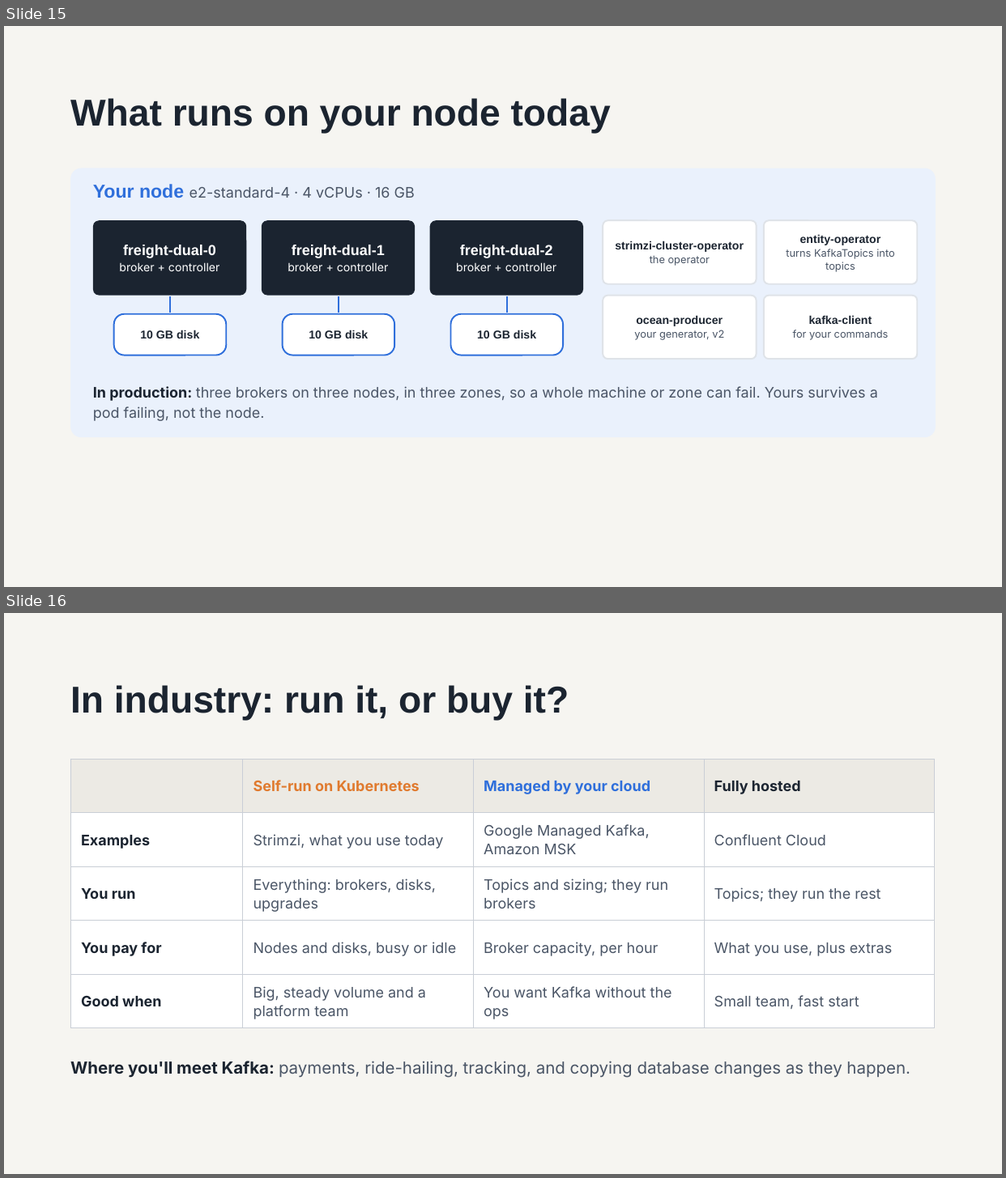
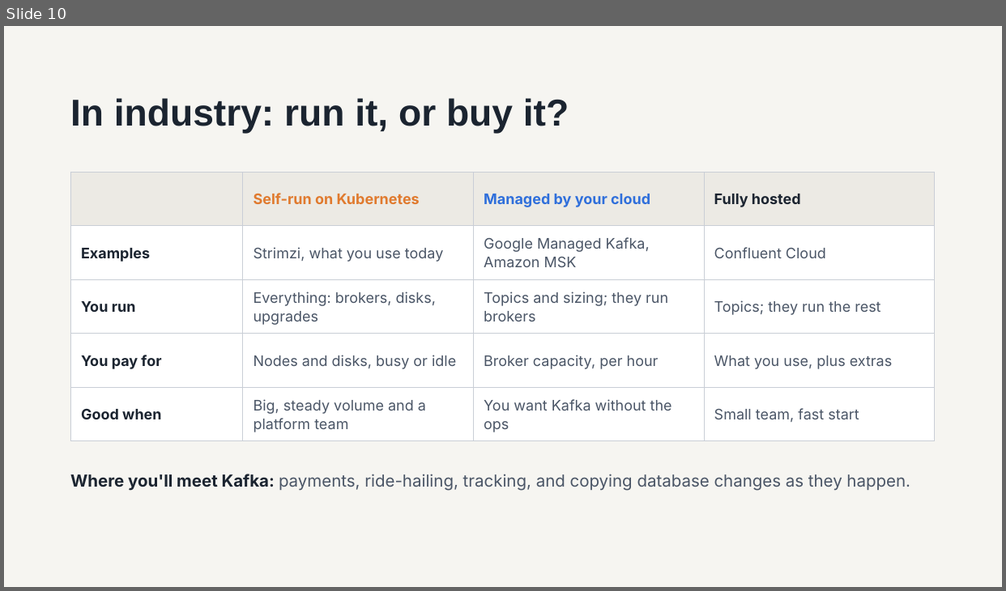
Before and after one commit to 1768SAIKUMAR/cloud-computing-srh, a slide deck: sessions/05-kafka-on-gke/slides/session-05-kafka-on-gke.pptx. Shown one above the other, each under a label of ours: slides 15 and 16 before the commit, slide 10 after it. The pictures are 1006x1178 and 1006x591 pixels, drawn with LibreOffice and Linux fonts; fonts in the diff are those of the drawing. Boxes give left, top, right and bottom in pixels: in the first picture for what was removed or moved away, otherwise in the second. Text is boxed around its words. In the diff, an @@ line names an element or a change of style, - is before the commit and + after.

```diff
--- a/sessions/05-kafka-on-gke/slides/session-05-kafka-on-gke.pptx
+++ b/sessions/05-kafka-on-gke/slides/session-05-kafka-on-gke.pptx
@@ slide 15 removed at (x1=4, y1=26, x2=1002, y2=587), background #F6F5F1 @@
@@ title removed at (x1=70, y1=98, x2=611, y2=134) @@
-What runs on your node today
@@ rounded rectangle removed at (x1=70, y1=169, x2=936, y2=437) @@
@@ text removed at (x1=93, y1=184, x2=415, y2=198) @@
-Your node e2-standard-4 · 4 vCPUs · 16 GB
@@ rounded rectangle removed at (x1=93, y1=220, x2=246, y2=296) @@
-freight-dual-0
-broker + controller
@@ rounded rectangle removed at (x1=262, y1=220, x2=415, y2=296) @@
-freight-dual-1
-broker + controller
@@ rounded rectangle removed at (x1=430, y1=220, x2=583, y2=296) @@
-freight-dual-2
-broker + controller
@@ rounded rectangle removed at (x1=603, y1=220, x2=756, y2=284) @@
-strimzi-cluster-operator
-the operator
@@ rounded rectangle removed at (x1=764, y1=220, x2=918, y2=284) @@
-entity-operator
-turns KafkaTopics into topics
@@ rounded rectangle removed at (x1=114, y1=314, x2=226, y2=356) @@
-10 GB disk
@@ line removed from (170, 297) to (170, 313) @@
@@ rounded rectangle removed at (x1=283, y1=314, x2=394, y2=356) @@
-10 GB disk
@@ line removed from (339, 297) to (339, 313) @@
@@ rounded rectangle removed at (x1=451, y1=314, x2=563, y2=356) @@
-10 GB disk
@@ line removed from (507, 297) to (507, 313) @@
@@ rounded rectangle removed at (x1=603, y1=296, x2=756, y2=359) @@
-ocean-producer
-your generator, v2
@@ rounded rectangle removed at (x1=764, y1=296, x2=918, y2=359) @@
-kafka-client
-for your commands
@@ text removed at (x1=93, y1=386, x2=878, y2=421) @@
-In production: three brokers on three nodes, in three zones, so a whole machine or zone can fail. Yours survives a pod failing, not the node.
@@ what was slide 16 is now slide 10 @@
```
Also in this commit, not shown: 3 slides changed, 2 slides added, 7 other slides removed.
